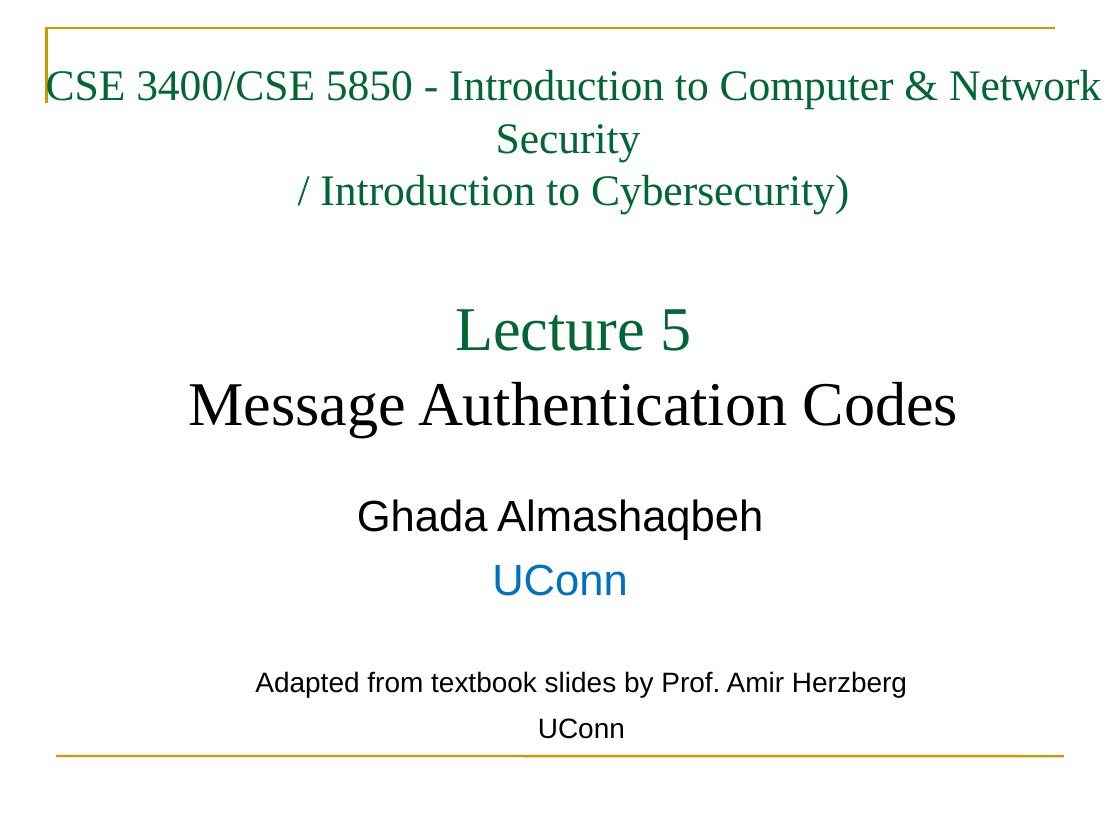
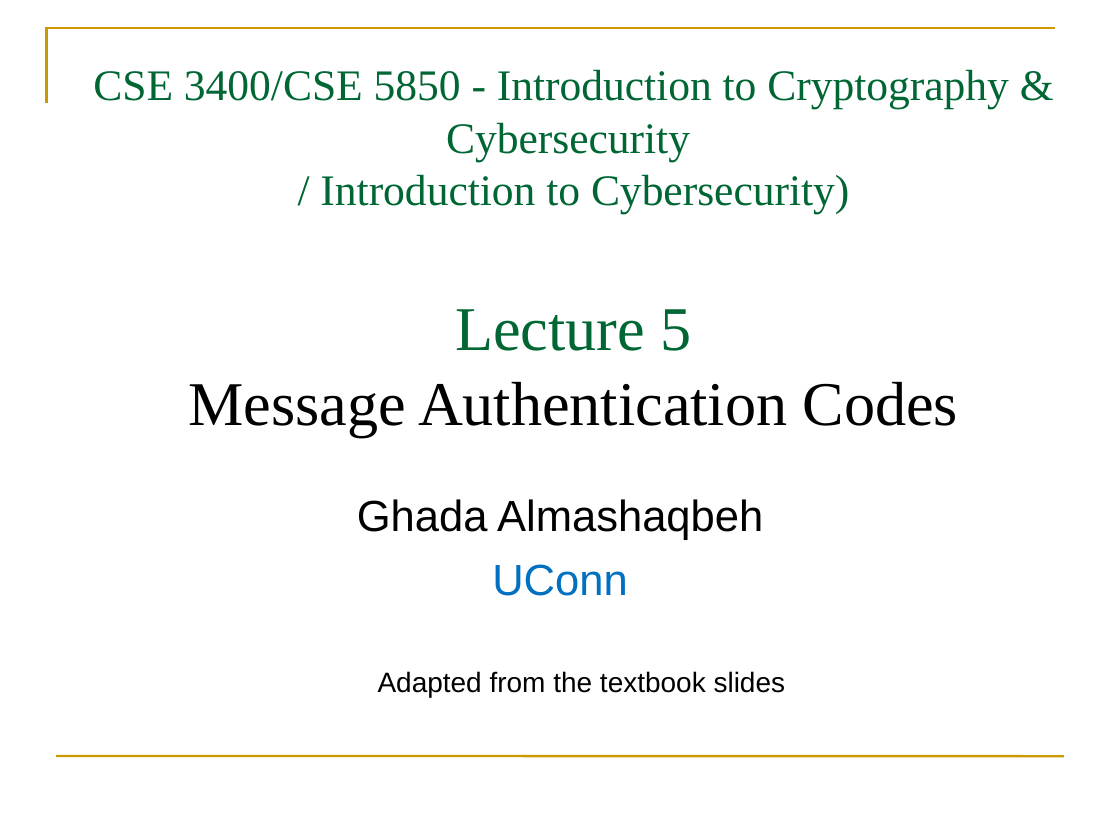
Before and after one commit to GhadaAlmashaqbeh/GhadaAlmashaqbeh.github.io, a slide deck: slide 1 of courses/cse3400-f2025/lecture5.pptx. Drawn at 1120x840 pixels with LibreOffice and Linux fonts; fonts in the diff are those of the drawing. Boxes give left, top, right and bottom in pixels: in the first picture for what was removed or moved away, otherwise in the second. Text is boxed around its words. In the diff, an @@ line names an element or a change of style, - is before the commit and + after.

```diff
--- a/courses/cse3400-f2025/lecture5.pptx
+++ b/courses/cse3400-f2025/lecture5.pptx
@@ title at [93,69,1009,437]: text changed @@
-CSE 3400/CSE 5850 - Introduction to Computer & Network Security
-/ Introduction to Cybersecurity)
-Lecture 5
-Message Authentication Codes
+CSE 3400/CSE 5850 - Introduction to Cryptography & Cybersecurity
+/ Introduction to Cybersecurity)
+Lecture 5
+Message Authentication Codes
@@ text at [378,671,786,698]: text changed @@
-Adapted from textbook slides by Prof. Amir Herzberg
-UConn
+Adapted from the textbook slides
```
Also in this commit, not shown: 5 other slides changed, 1 slide removed, 4 other files.
